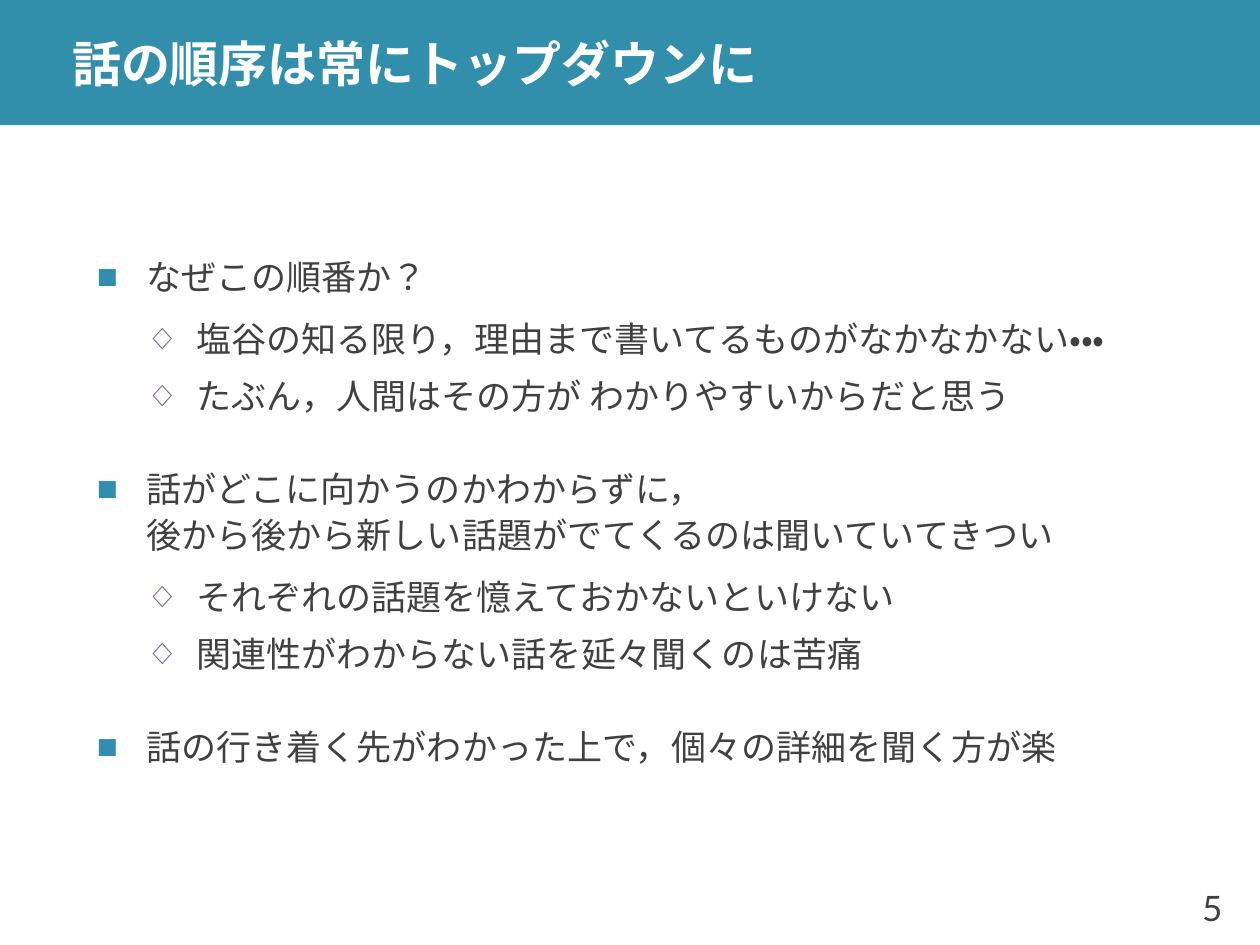
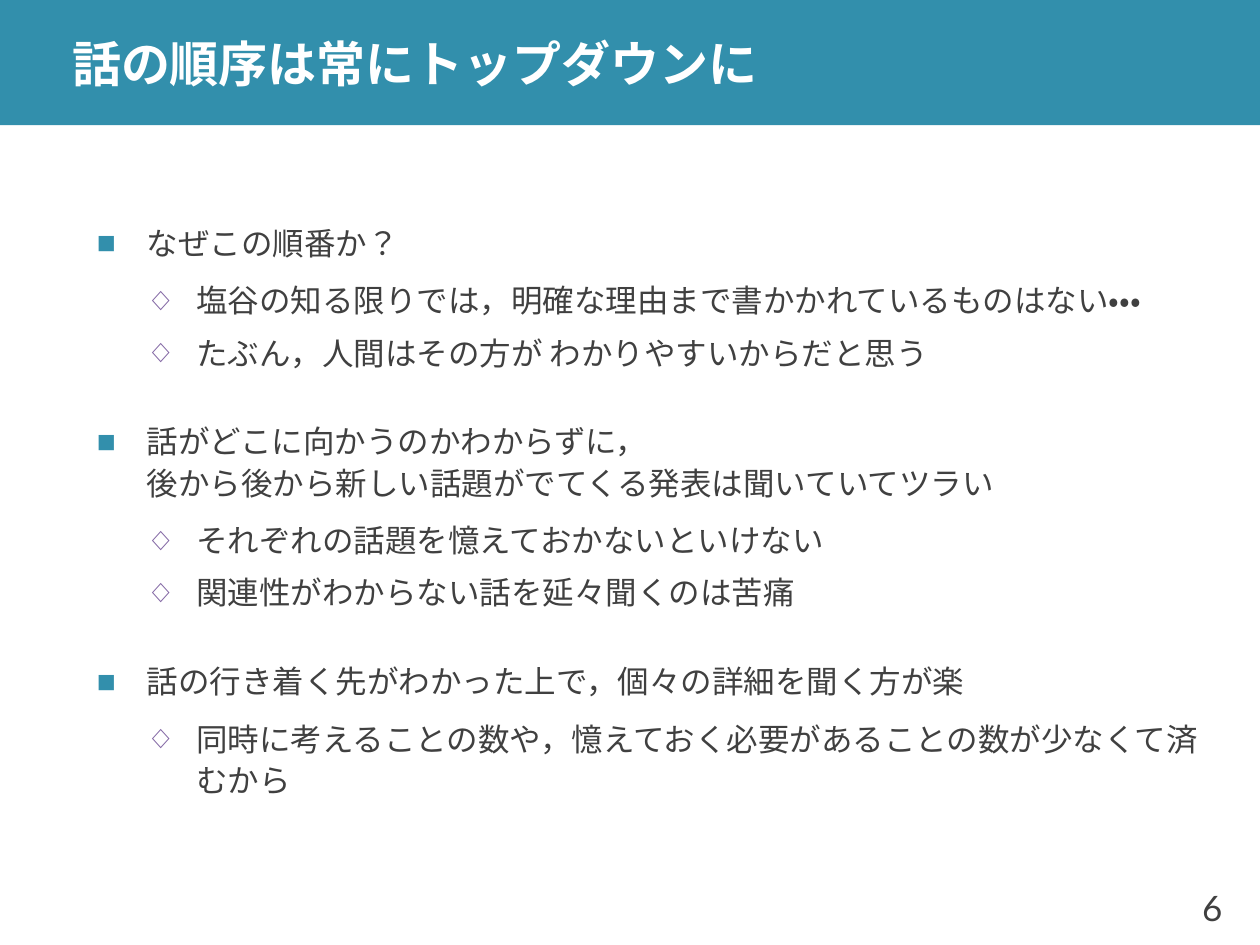
Before and after one commit to shioya-lab/how-to, a slide deck: slide 6 of slide.pptx (slide 5 before the commit). Drawn at 1260x945 pixels with LibreOffice and Linux fonts; fonts in the diff are those of the drawing. Boxes give left, top, right and bottom in pixels: in the first picture for what was removed or moved away, otherwise in the second. Text is boxed around its words. In the diff, an @@ line names an element or a change of style, - is before the commit and + after.

```diff
--- a/slide.pptx
+++ b/slide.pptx
@@ text at (x1=147, y1=229, x2=965, y2=696): size 20 to 18 pt in "なぜこの順番か？", "たぶん，人間はその方が わかりやすいからだと思う", "それぞれの話題を憶えておかないといけない", "関連性がわからない話を延々聞くのは苦痛" and 1 more places @@
@@ text at (x1=196, y1=285, x2=1141, y2=315): text changed; size 20 to 18 pt @@
-  ◇ 塩谷の知る限り，理由まで書いてるものがなかなかない・・・
+  ◇ 塩谷の知る限りでは，明確な理由まで書かかれているものはない・・・
@@ text at (x1=147, y1=426, x2=994, y2=498): text changed; size 20 to 18 pt @@
-■ 話がどこに向かうのかわからずに，
-  後から後から新しい話題がでてくるのは聞いていてきつい
+■ 話がどこに向かうのかわからずに，
+  後から後から新しい話題がでてくる発表は聞いていてツラい
@@ text at (x1=196, y1=724, x2=1198, y2=794): paragraph added @@
+  ◇ 同時に考えることの数や，憶えておく必要があることの数が少なくて済むから
@@ page number at (x1=1202, y1=896, x2=1222, y2=922): text changed @@
-5
+6
```
Also in this commit, not shown: 10 other slides changed, 2 slides added, 1 other file.
